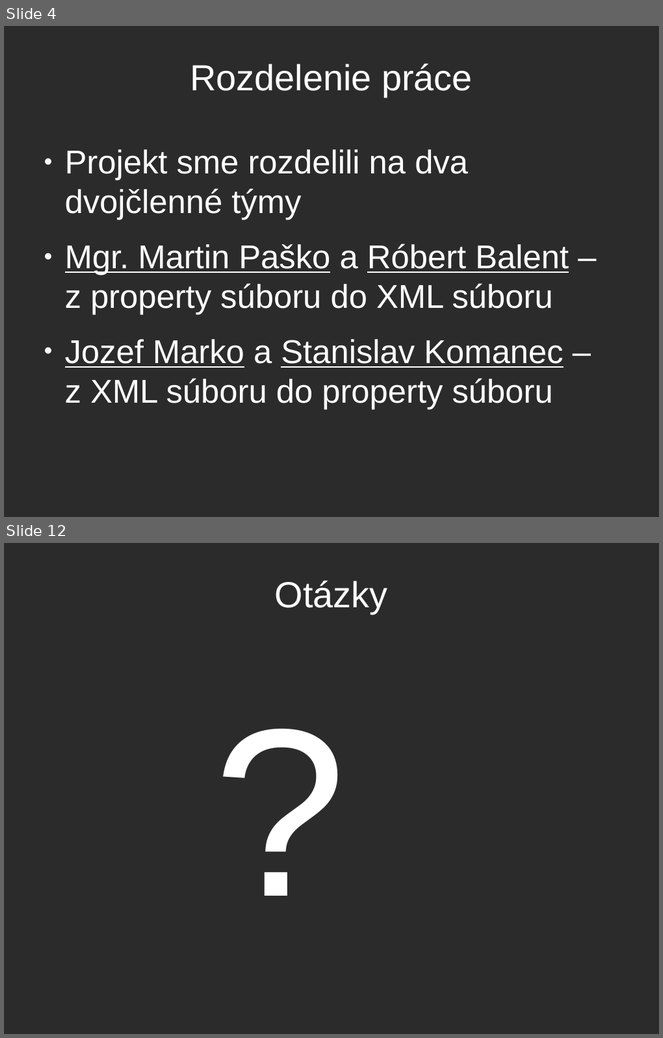
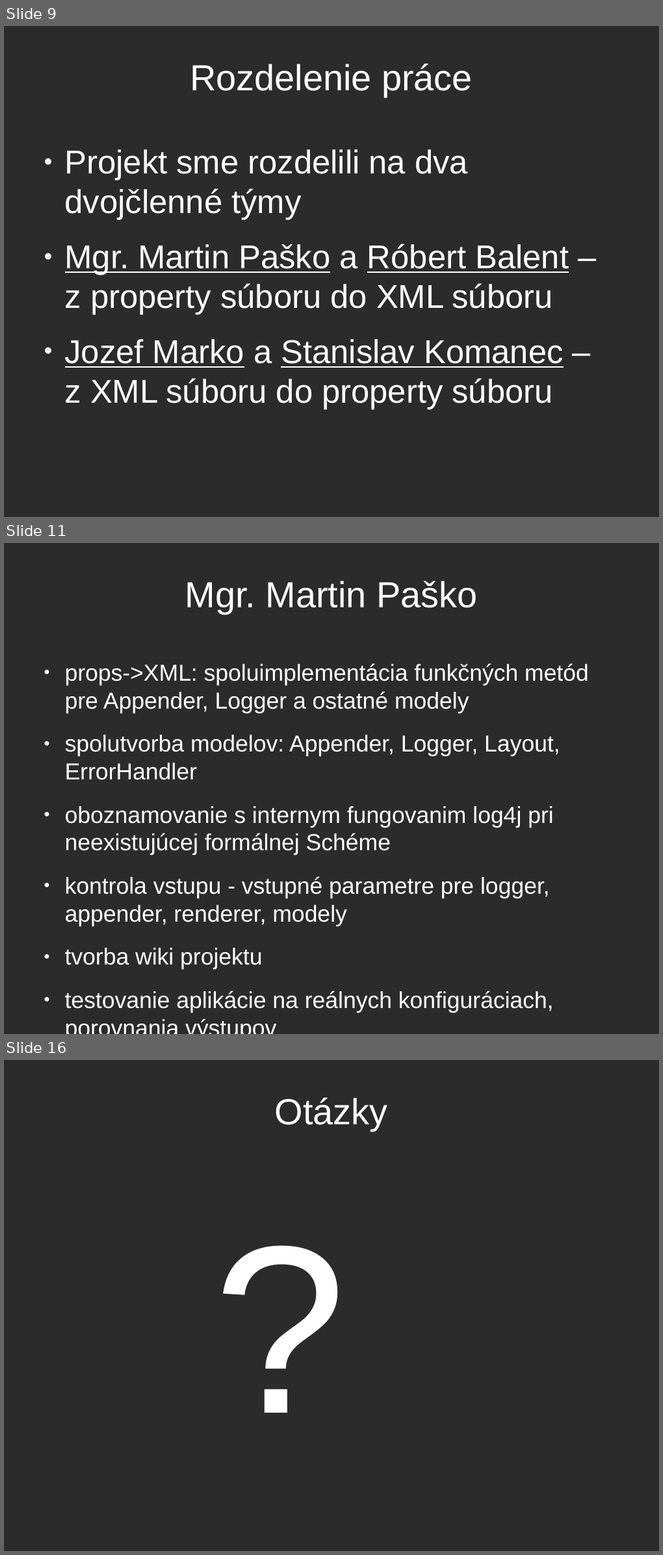
Before and after one commit to balent/Log4j-Convert-Configuration, a slide deck: prezentacia/log4j.odp. Shown one above the other, each under a label of ours: slides 4 and 12 before the commit, slides 9, 11 and 16 after it; the slides between them are not shown. The pictures are 663x1038 and 663x1555 pixels, drawn with LibreOffice and Linux fonts; fonts in the diff are those of the drawing; background and template pictures are left out; a plain dark background stands for a picture behind light text. Boxes give left, top, right and bottom in pixels: in the first picture for what was removed or moved away, otherwise in the second. Text is boxed around its words. In the diff, an @@ line names an element or a change of style, - is before the commit and + after.

```diff
--- a/prezentacia/log4j.odp
+++ b/prezentacia/log4j.odp
@@ slide 11 added at [4, 543, 659, 1034], background picture (left out) @@
@@ title added at [185, 581, 477, 614], 44 pt, text #FFFFFF @@
+Mgr. Martin Paško
@@ text added at [65, 663, 589, 1013], 28 pt, text #FFFFFF @@
+● props->XML: spoluimplementácia funkčných metód pre Appender, Logger a ostatné modely
+● spolutvorba modelov: Appender, Logger, Layout, ErrorHandler
+● oboznamovanie s internym fungovanim log4j pri neexistujúcej formálnej Schéme
+● kontrola vstupu - vstupné parametre pre logger, appender, renderer, modely
+● tvorba wiki projektu
+● testovanie aplikácie na reálnych konfiguráciach, porovnania výstupov
@@ what was slide 4 is now slide 9 @@
@@ what was slide 12 is now slide 16 @@
```
Also in this commit, not shown: 4 slides changed, 3 other slides added.
